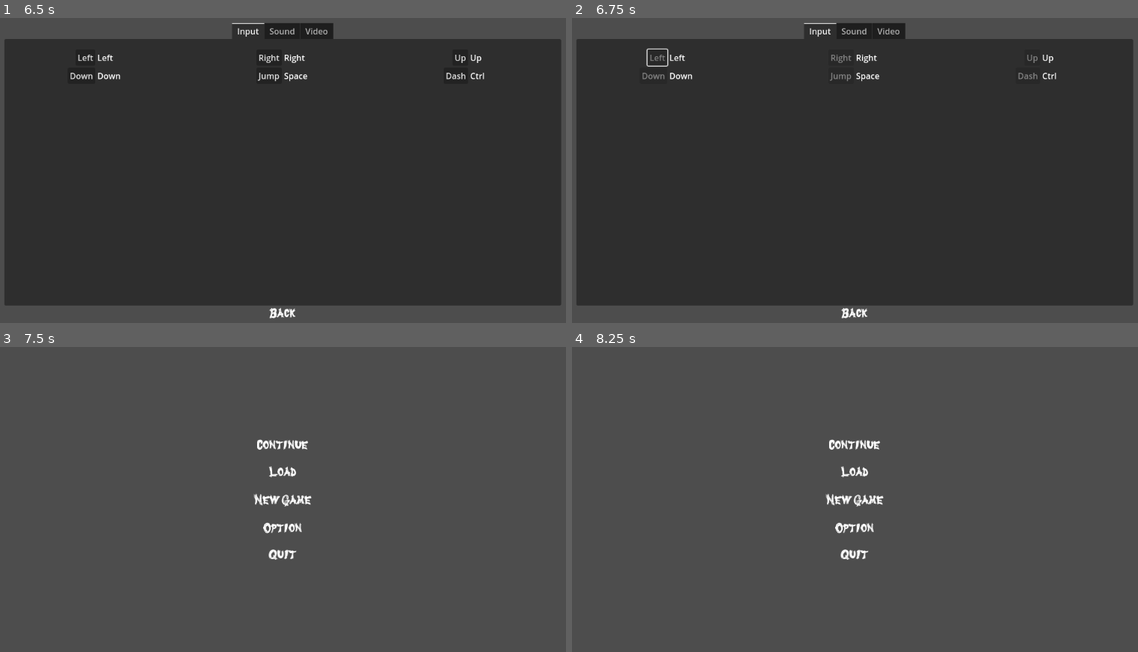
Above: before the commit, frames 1-4 (two rows, left to right).
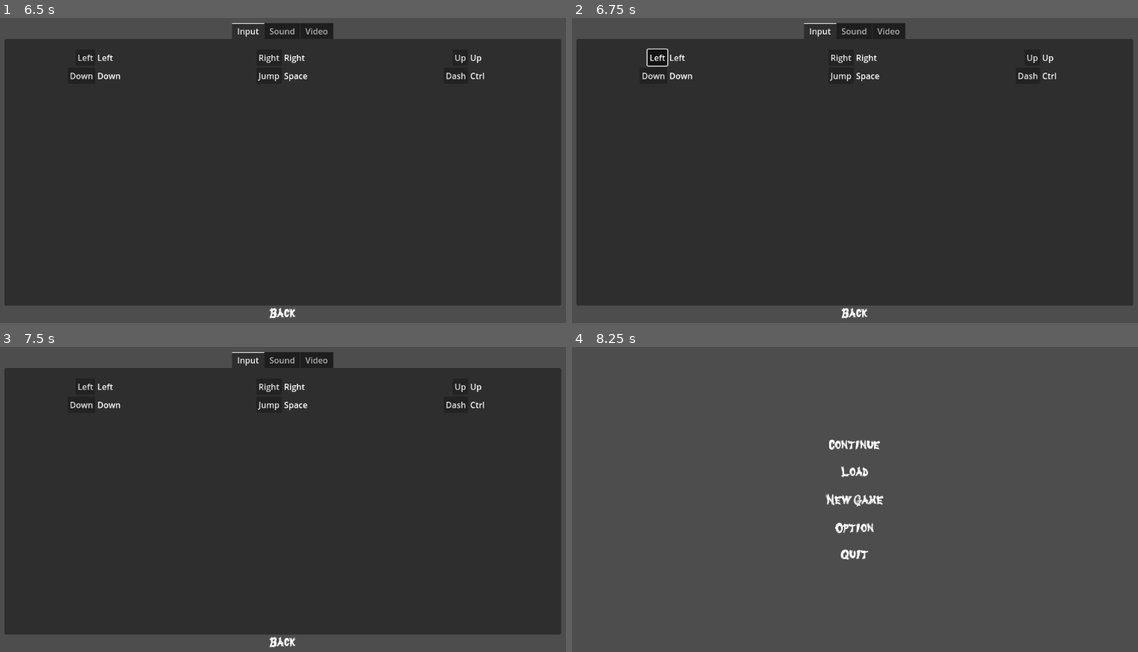
Above: after the commit, the same moments.

Repository: Pouletmania/Ninja1000vsSuperYokai
Game: Godot game, scene res://Scene/TitleScreen/TitleScreen.tscn
The game is run twice, just before and just after one commit, with the same random seed, the same clock (stepped at 60 frames per second) and the same inputs.
Inputs (mouse positions are in pixels of both pictures, inside the frame that each line leads up to):
- Up to frame 1 (6.5 s): click (283, 170) at 0.5 s; click (283, 170) at 1.25 s; click (283, 115) at 2 s; click (283, 115) at 2.75 s; click (283, 115) at 3.5 s; click (283, 170) at 4.25 s; click (283, 143) at 5 s; click (283, 197) at 5.75 s
- Up to frame 2 (6.75 s): click "Left" at 6.5 s
- Up to frame 3 (7.5 s): click (283, 642) at 7.27 s
- Up to frame 4 (8.25 s): tap Enter at 8 s

Frame 1 is identical in both runs. In frame 2, 0.2% of the frame differs, in the area x 12-83%, y 12-21%; in frame 3, 87%, in the area x 0-100%, y 1-99%; in frame 4, nothing differs.

Commit message:
Implementation Listening Input Scene
Mise en place d'une pause lors de l'écoute d'un KeyBoardInput

Diff:
--- a/Scene/TitleScreen/ActionCombo.tscn
+++ b/Scene/TitleScreen/ActionCombo.tscn
@@ -2,7 +2,7 @@
 
 [ext_resource type="Script" path="res://Script/TitleScreen/InputConfiguration.gd" id="1_jm61x"]
 
-[node name="VBoxContainer" type="HBoxContainer"]
+[node name="ActionCombo" type="HBoxContainer"]
 size_flags_horizontal = 3
 size_flags_vertical = 0
 script = ExtResource("1_jm61x")
@@ -15,4 +15,4 @@
 layout_mode = 2
 size_flags_horizontal = 3
 
-[connection signal="pressed" from="Label" to="." method="_on_label_pressed"]
+[connection signal="button_down" from="Label" to="." method="_on_label_pressed"]
--- /dev/null
+++ b/Scene/TitleScreen/ListeningKey.tscn
@@ -0,0 +1,17 @@
+[gd_scene load_steps=2 format=3 uid="uid://dvsgpv5cmamsr"]
+
+[ext_resource type="Script" path="res://Script/TitleScreen/ListeningKey.gd" id="1_wlbxr"]
+
+[node name="ListeningKey" type="AspectRatioContainer"]
+process_mode = 3
+visible = false
+anchors_preset = 8
+anchor_left = 0.5
+anchor_top = 0.5
+anchor_right = 0.5
+anchor_bottom = 0.5
+grow_horizontal = 2
+grow_vertical = 2
+size_flags_horizontal = 3
+size_flags_vertical = 3
+script = ExtResource("1_wlbxr")
--- a/Script/TitleScreen/InputConfiguration.gd
+++ b/Script/TitleScreen/InputConfiguration.gd
@@ -1,6 +1,6 @@
 extends HBoxContainer
 
-var IsListening: bool
+var Scene = load("res://Scene/TitleScreen/ListeningKey.tscn")
 
 func _ready():
 	pass
@@ -14,23 +14,11 @@
 	get_node("Label").text = action
 	get_node("Input").text = InputMap.action_get_events(action)[0].as_text()
 
-# Called each time a keyboard's key is pressed and process_input is set to true
-func _input(event: InputEvent):
-	if event is InputEventKey and IsListening:
-		get_node("Input").text = event.as_text()
-		listen_input(false)
-
 # Called on click on child button "Label"
 func _on_label_pressed():
-	listen_input(true)
+	start_listening_input(self.name)
 
-# Initialisation of listening process
-func listen_input(value: bool):
-	IsListening = value
-	set_process_input(value)
-	disabled_all_button(value)
-
-# Disable all button in order to avoid multiple instance of listening process
-func disabled_all_button(value: bool):
-	for i in get_parent().get_child_count():
-		get_parent().get_child(i).get_child(0).set_disabled(value)
+func start_listening_input(action: String):
+	var instance = Scene.instantiate()
+	add_child(instance)
+	get_node("Input").text = await instance.listen()
--- /dev/null
+++ b/Script/TitleScreen/ListeningKey.gd
@@ -0,0 +1,27 @@
+extends Node
+
+var InputListen: String
+var IsListening: bool
+
+# Called when the node enters the scene tree for the first time.
+func _ready():
+	pass # Replace with function body.
+
+# Called every frame. 'delta' is the elapsed time since the previous frame.
+func _process(delta):
+	pass
+
+func _input(event: InputEvent):
+	if event is InputEventKey:
+		set_process_input(false)
+		get_tree().paused = false
+		IsListening = false
+		InputListen = event.as_text()
+
+func listen():
+	get_tree().paused = true
+	IsListening = true
+	set_process_input(true)
+	while IsListening:
+		await get_tree().create_timer(1.0).timeout
+	return InputListen
